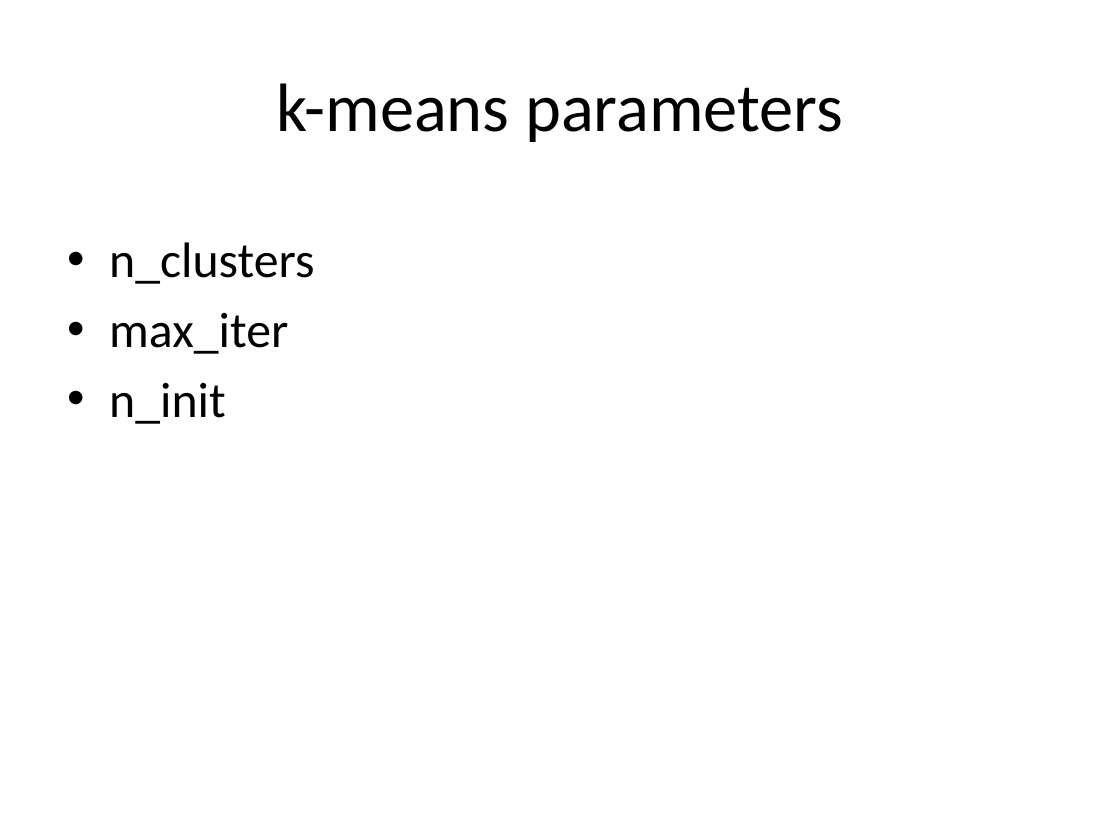
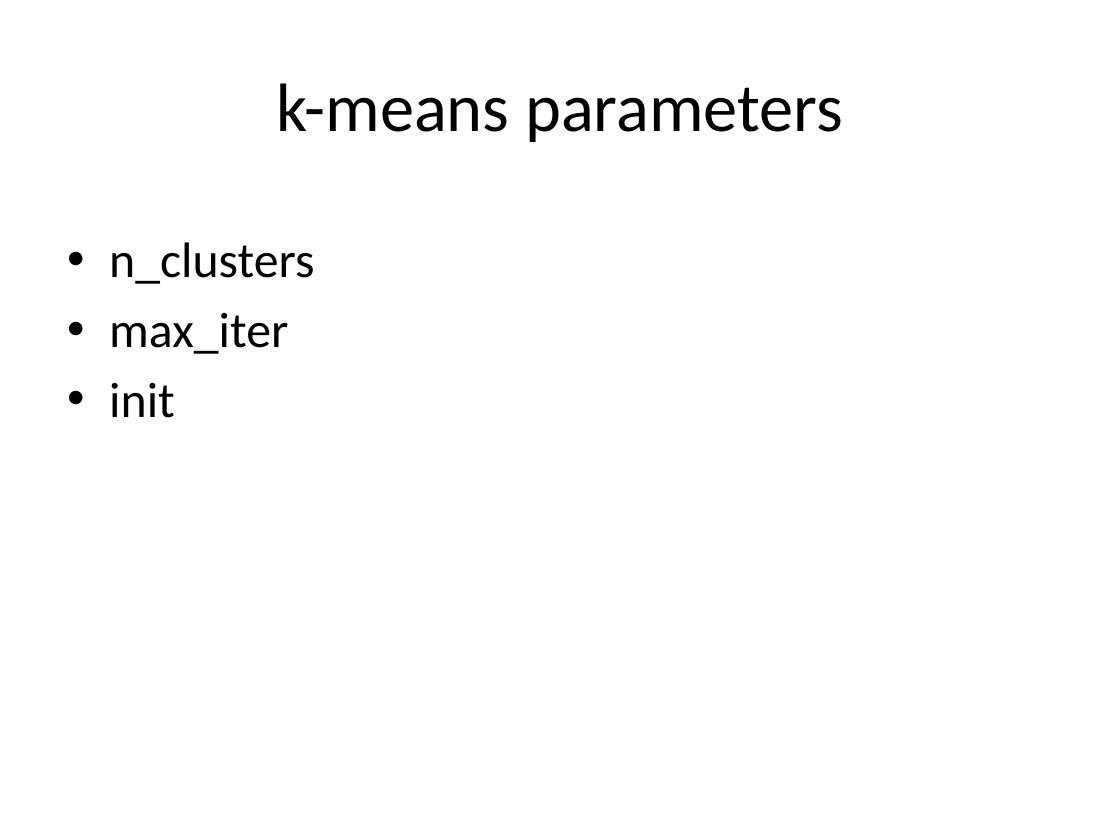
Before and after one commit to kalyanar/machine-learning-video, a slide deck: slide 7 of slides/9_kmeans.pptx. Drawn at 1120x840 pixels with LibreOffice and Linux fonts; fonts in the diff are those of the drawing. Boxes give left, top, right and bottom in pixels: in the first picture for what was removed or moved away, otherwise in the second. Text is boxed around its words. In the diff, an @@ line names an element or a change of style, - is before the commit and + after.

```diff
--- a/slides/9_kmeans.pptx
+++ b/slides/9_kmeans.pptx
@@ text at (x1=109, y1=382, x2=175, y2=418): text changed @@
-• n_init
+• init
```
Also in this commit, not shown: 12 other files.
